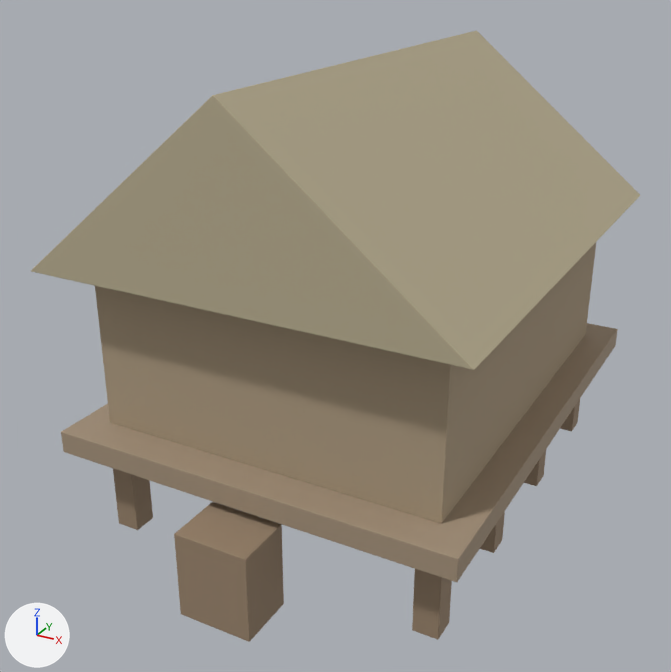
Before and after pictures for a commit that changed the FBX model Assets/Resources/Models/House_Meso_d.fbx.
The view is the same before and after, from a 50 mm camera at (3.57, -7.19, 4.97) aimed at (-0.14, -0.45, 1.59). Arrows for +X, +Y and +Z are at lower left; the lights stay in place. The picture after the commit comes second. Objects named as collision shapes, trigger or cutter boxes, shadow casters or lower levels of detail are left out. Where no turn or scale is listed for an object, it has been applied to the vertices.

The first picture shows 'House_Meso_d'.
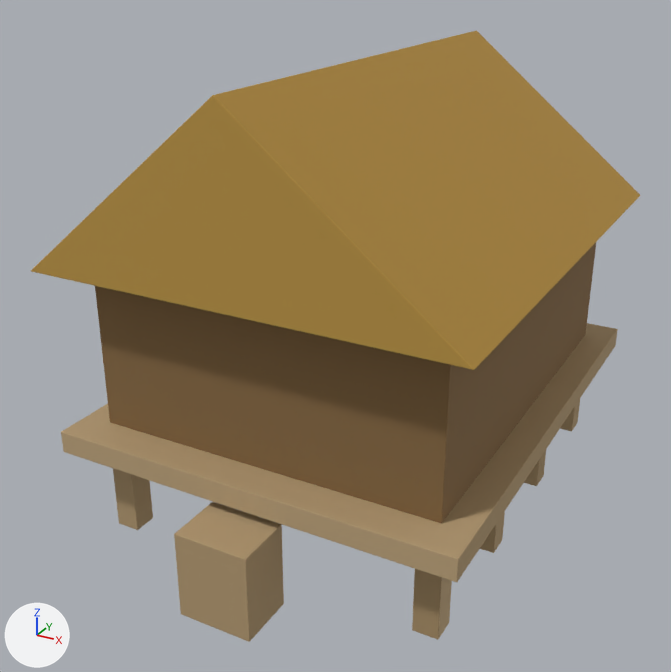
Location of each change, [x1, y1, x2, y2] in pixels of the pictures (671 x 672 px):
```json
{"object": "House_Meso_d", "change": "recoloured, surface changed", "before": [31, 30, 640, 642], "after": [31, 30, 640, 642], "on screen": "beige to brown"}
{"part": 1, "of": "me_mesohome_01_d_001", "change": "recoloured", "before": [31, 30, 640, 370], "after": [31, 30, 640, 370], "on screen": "beige to brown"}
{"part": 2, "of": "me_mesohome_01_d_001", "change": "recoloured", "before": [113, 399, 580, 642], "after": [113, 399, 580, 642]}
{"part": 3, "of": "me_mesohome_01_d_001", "change": "recoloured", "before": [61, 323, 590, 582], "after": [61, 323, 590, 582]}
{"part": 4, "of": "me_mesohome_01_d_001", "change": "recoloured", "before": [95, 243, 596, 523], "after": [95, 243, 596, 523], "on screen": "darker"}
{"part": 5, "of": "me_mesohome_01_d_001", "change": "surface changed", "before": [31, 30, 640, 642], "after": [31, 30, 640, 642], "on screen": "beige to brown"}
```

Scene script edits in JSON lines:
```json
{"op": "add", "block": "img_palette_png", "code": ["img_palette_png = load_image('palette.png', '../../Art/Palette/Palette.png', 128, 432, 'sRGB')"]}
{"op": "add", "block": "mat_m_palette", "code": ["mat_m_palette = principled_material('M_Palette')", "mat_m_palette.texture = img_palette_png", "mat_m_palette.roughness = 0.85"]}
{"block": "me_mesohome_01_d_001", "where": "me_mesohome_01_d_001.from_pydata(...)  # 658 vertices, 635 faces; spans x -1.85..1.85, y -2.65..2.31, z 0.0..4.0"}
{"block": "me_mesohome_01_d_001", "where": "# used by ob_house_meso_d; location = (0.0, 0.0, 0.0)"}
{"block": "me_mesohome_01_d_001", "change": "me_mesohome_01_d_001 part 1: all 41 faces that had it switch from mat_mesohome_01_d_m_riverreed (beige #b8ad90) to mat_m_palette (picture img_palette_png)"}
{"block": "me_mesohome_01_d_001", "change": "me_mesohome_01_d_001 part 2: all 486 faces that had it switch from mat_mesohome_01_d_m_stiltpoles (brown #99846c) to mat_m_palette (picture img_palette_png)"}
{"block": "me_mesohome_01_d_001", "change": "me_mesohome_01_d_001 part 3: all 54 faces that had it switch from mat_mesohome_01_d_m_splitlogdeck (beige #a6937c) to mat_m_palette (picture img_palette_png)"}
{"block": "me_mesohome_01_d_001", "change": "me_mesohome_01_d_001 part 4: all 54 faces that had it switch from mat_mesohome_01_d_m_wovenwicker (beige #ad9b81) to mat_m_palette (picture img_palette_png)"}
{"block": "me_mesohome_01_d_001", "change": "me_mesohome_01_d_001 part 5: texture (UV) coordinates of 635 of 635 faces, centred in x -1.85..1.85, y -2.65..2.31, z 0.0..4.0, changed; they spanned u 0.01..0.99, v 0.01..0.97 and now span u 0.06..0.56, v 0.28..0.35"}
```
